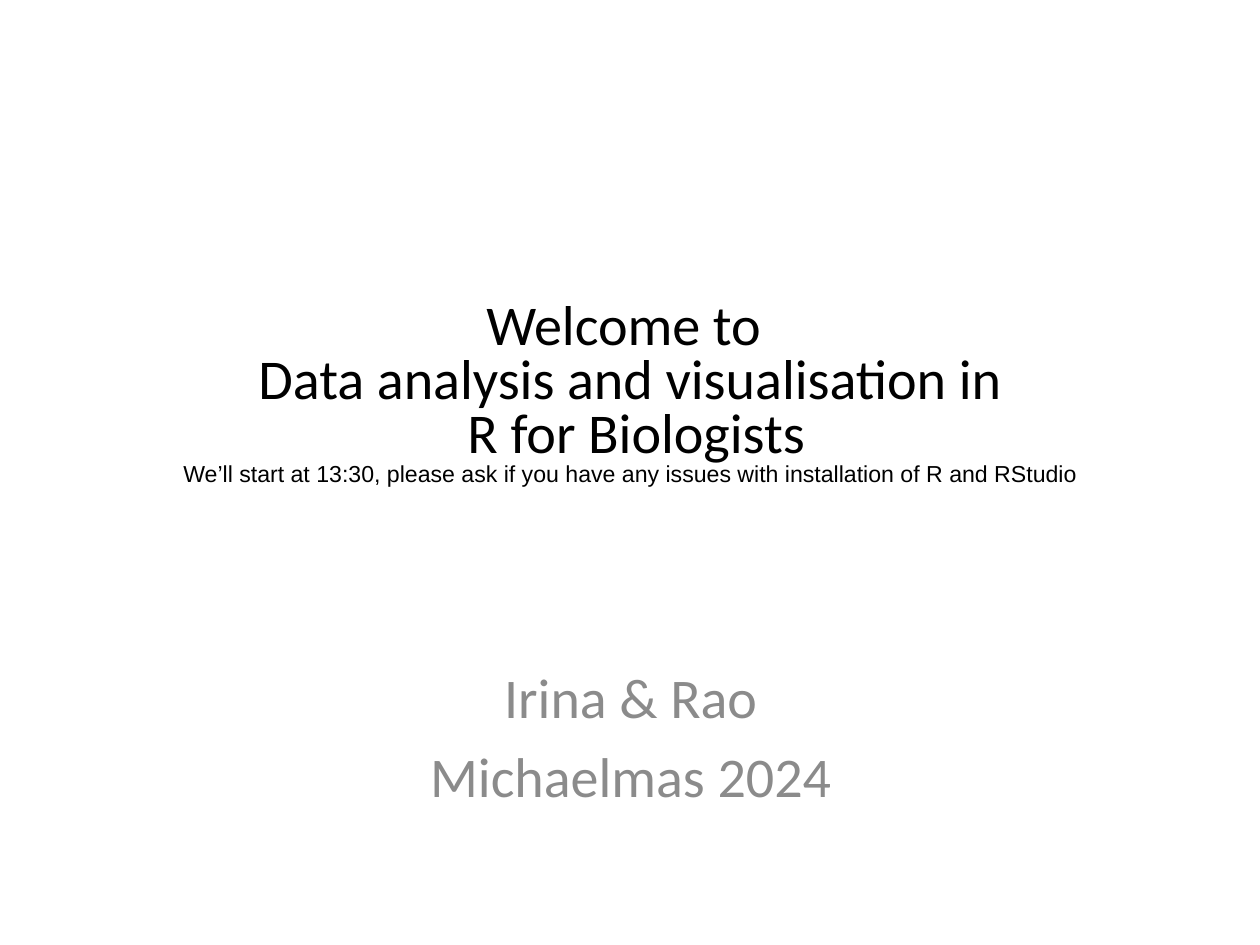
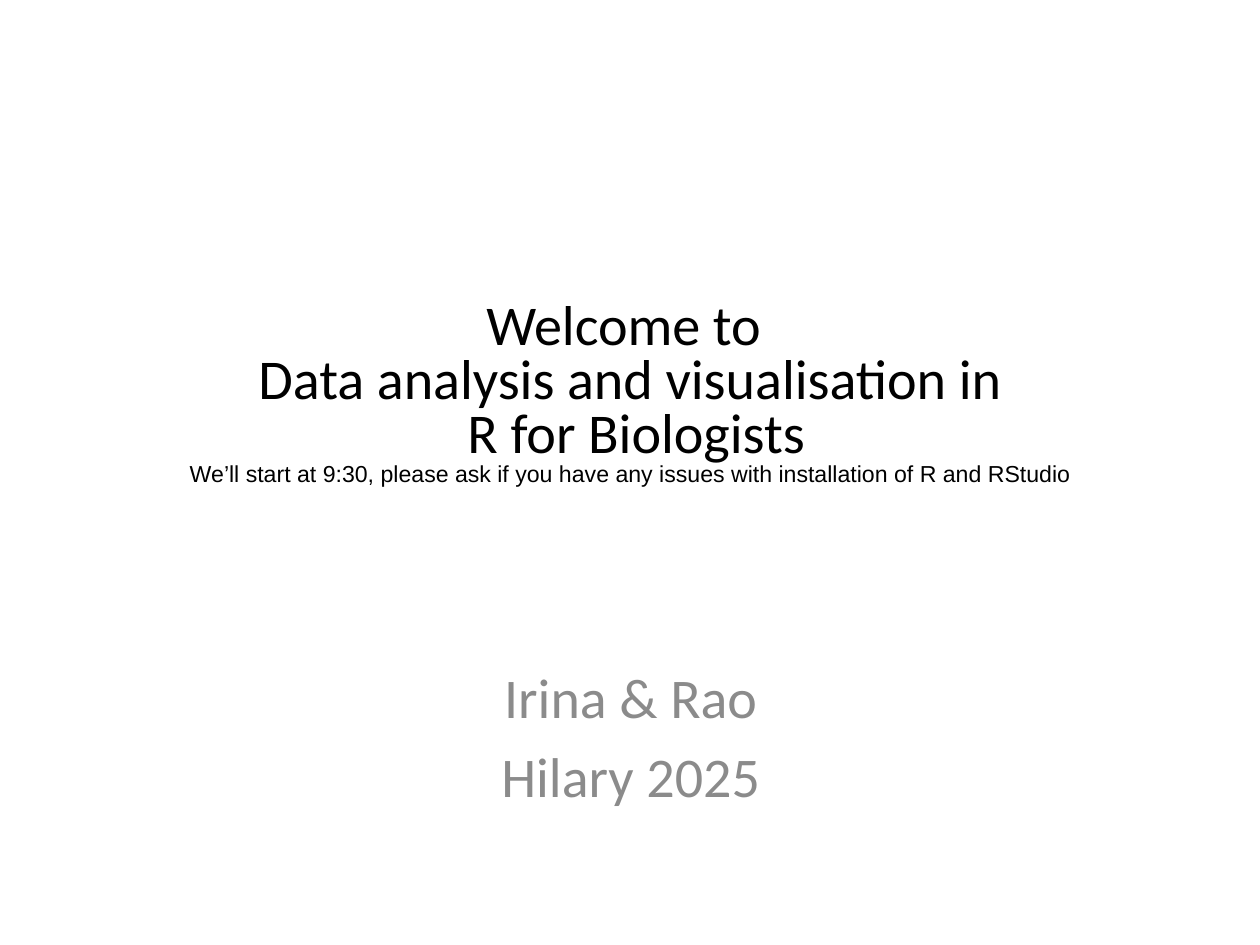
Before and after one commit to sraorao/data_analysis_visualisation_R_HT2025, a slide deck: slide 1 of powerpoint files/Session1.pptx. Drawn at 1260x945 pixels with LibreOffice and Linux fonts; fonts in the diff are those of the drawing. Boxes give left, top, right and bottom in pixels: in the first picture for what was removed or moved away, otherwise in the second. Text is boxed around its words. In the diff, an @@ line names an element or a change of style, - is before the commit and + after.

```diff
--- a/powerpoint files/Session1.pptx
+++ b/powerpoint files/Session1.pptx
@@ text at (190, 360, 1070, 487): text changed @@
-Data analysis and visualisation in
-R for Biologists
-We’ll start at 13:30, please ask if you have any issues with installation of R and RStudio
+Data analysis and visualisation in
+R for Biologists
+We’ll start at 9:30, please ask if you have any issues with installation of R and RStudio
@@ text at (501, 758, 759, 806): text changed @@
-Michaelmas 2024
+Hilary 2025
```
Also in this commit, not shown: 1 other slide changed, 2 other files.
